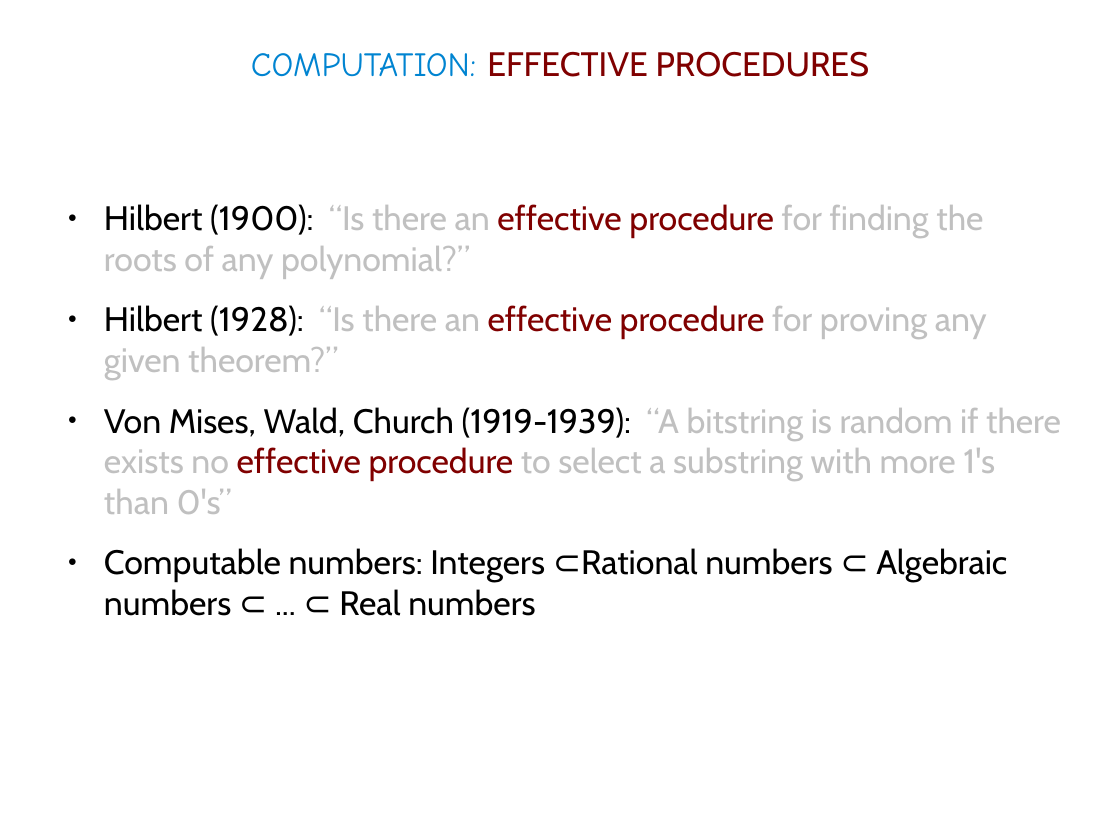
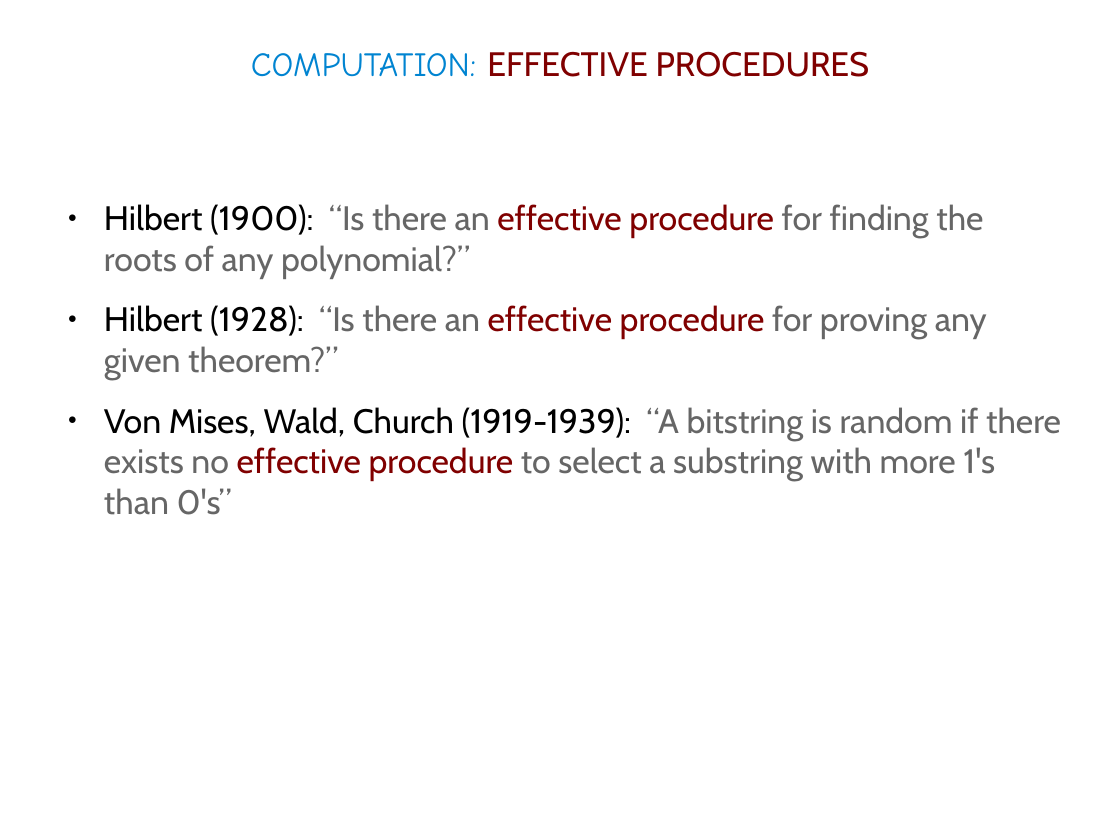
Before and after one commit to pbloem/Publications, a slide deck: slide 6 of admin/pres2.odp (slide 4 before the commit). Drawn at 1120x840 pixels with LibreOffice and Linux fonts; fonts in the diff are those of the drawing. Boxes give left, top, right and bottom in pixels: in the first picture for what was removed or moved away, otherwise in the second. Text is boxed around its words. In the diff, an @@ line names an element or a change of style, - is before the commit and + after.

```diff
--- a/admin/pres2.odp
+++ b/admin/pres2.odp
@@ text "Hilbert (1900): “Is there an ..." at [104,204,1061,515]: text colour #C0C0C0 to #666666 in "“Is there an for finding the roots ...", "“Is there an for proving any given ...", "“A bitstring is random if there exists ..." @@
@@ text at [104,548,1007,616]: paragraph removed @@
-● Computable numbers: Integers ⊂Rational numbers ⊂ Algebraic numbers ⊂ ... ⊂ Real numbers
```
Also in this commit, not shown: 16 other slides changed, 14 slides added, 1 slide removed.
